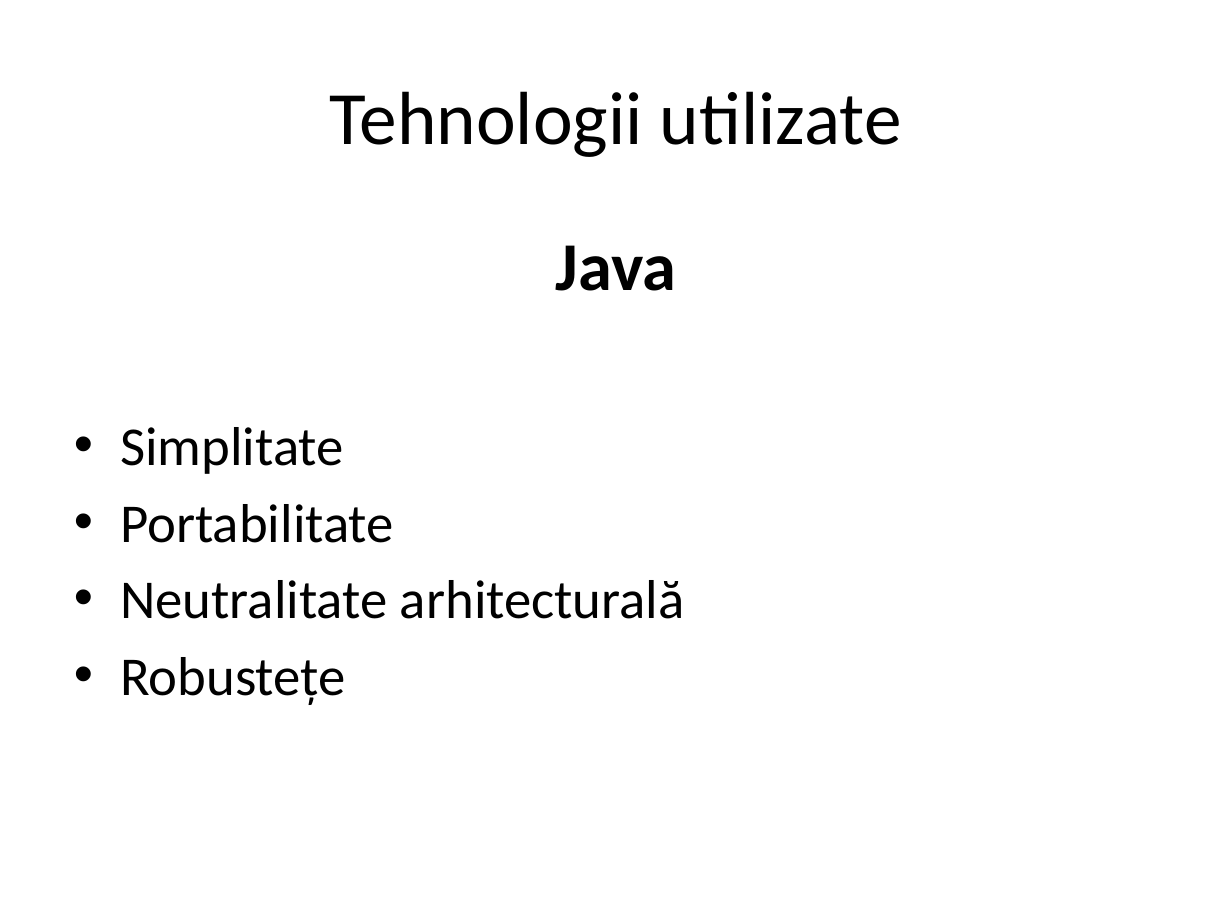
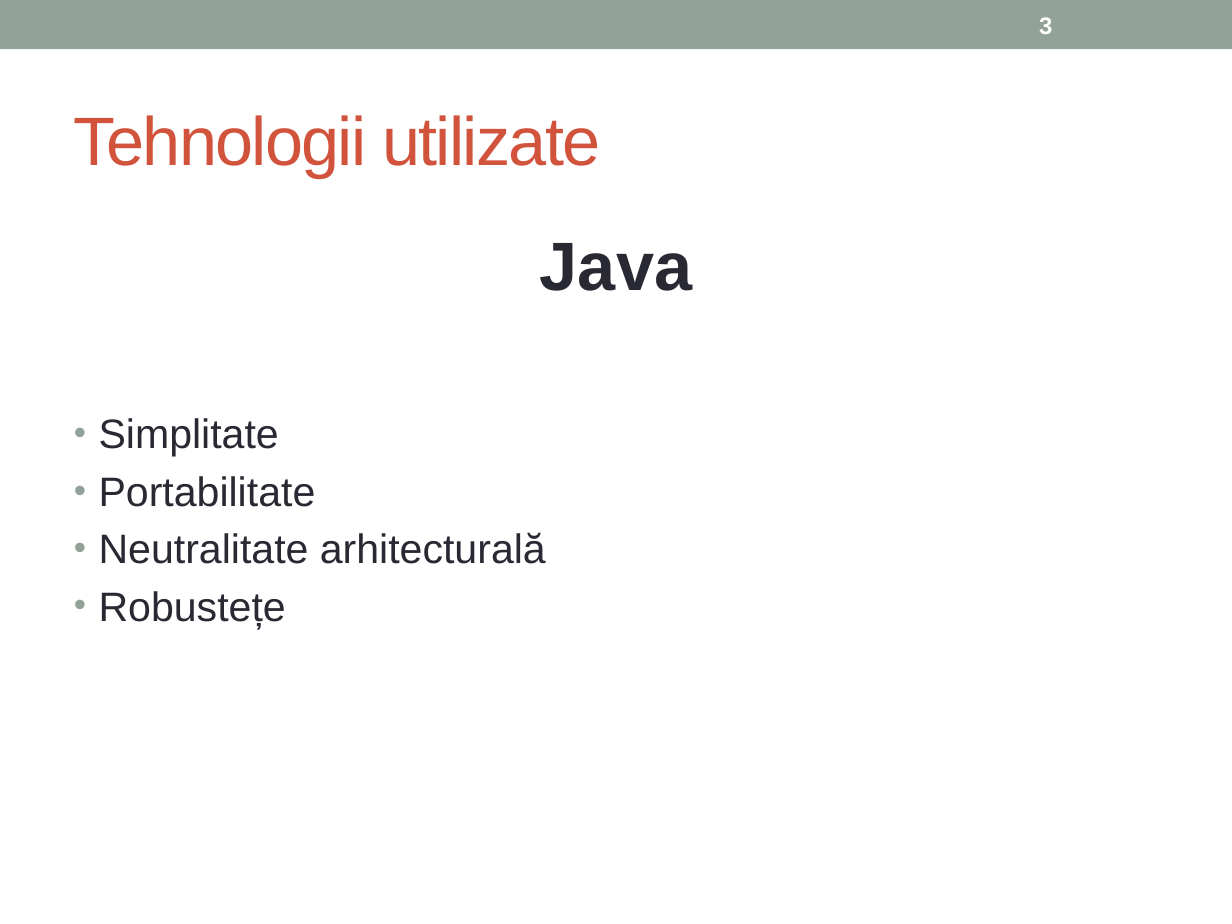
Before and after one commit to AlexC93/SimulatedAwareness, a slide deck: slide 3 of Licenta.pptx. Drawn at 1232x924 pixels with LibreOffice and Linux fonts; fonts in the diff are those of the drawing. Boxes give left, top, right and bottom in pixels: in the first picture for what was removed or moved away, otherwise in the second. Text is boxed around its words. In the diff, an @@ line names an element or a change of style, - is before the commit and + after.

```diff
--- a/Licenta.pptx
+++ b/Licenta.pptx
@@ rectangle added at [0,0,1232,49], fill #93A299 @@
@@ page number added at [1039,17,1052,34], 14 pt, text #FFFFFF, bold @@
+3
@@ title "Tehnologii utilizate": place and size @@
-title "Tehnologii utilizate" at [330,91,902,157]
+title "Tehnologii utilizate" at [74,115,600,178]
@@ title "Tehnologii utilizate" at [74,115,600,178]: size 44 to 40 pt, font Calibri to Arial, text colour #000000 to #D2533C, letter spacing 0 to -1 pt; alignment centre to left @@
@@ text "Java" at [99,243,692,629]: font Calibri to Arial, text colour #000000 to #292934, size 32 to 24 pt; indent changed; less space between paragraphs @@
```
Also in this commit, not shown: 6 other slides changed.
